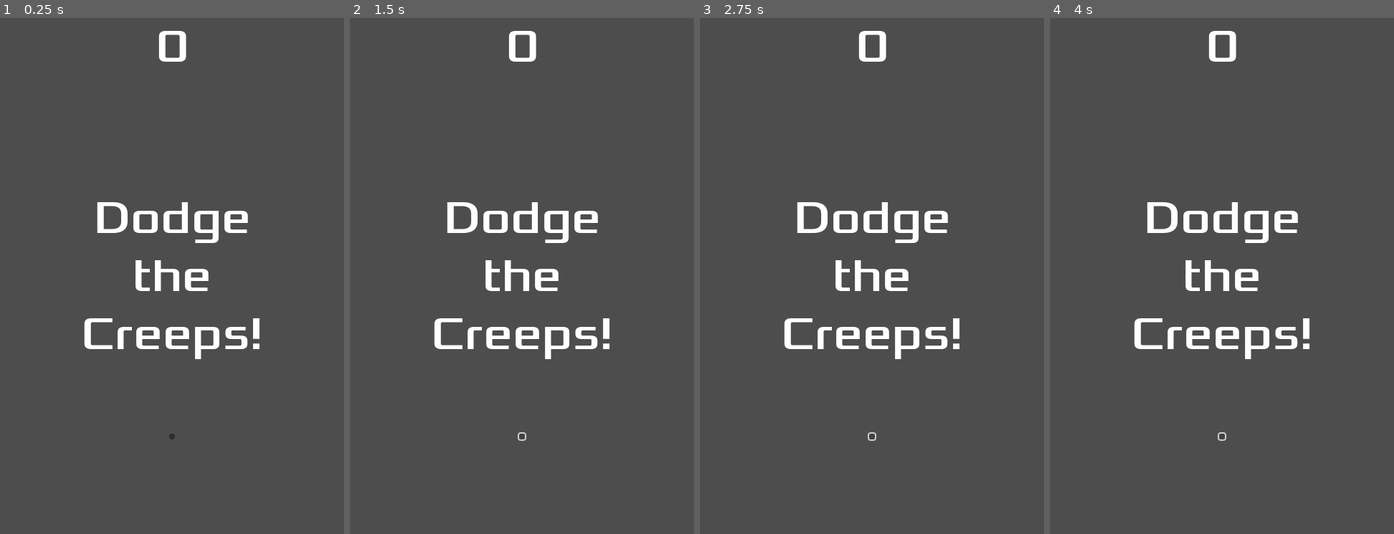
Above: before the commit, frames 1-4 (left to right).
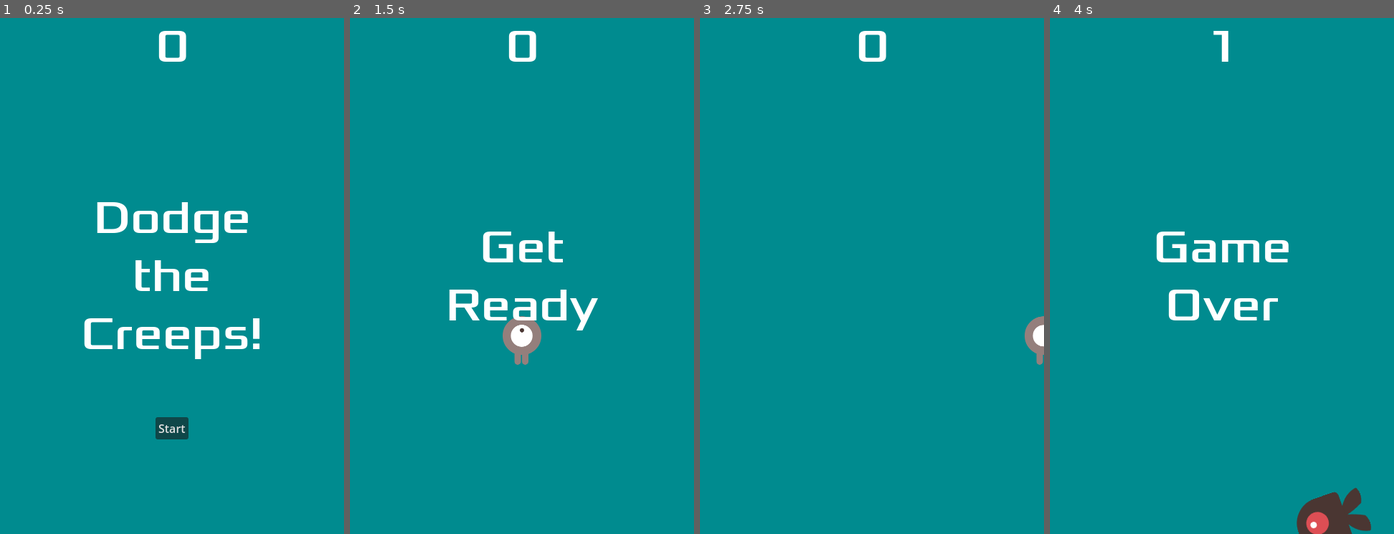
Above: after the commit, the same moments.

Repository: lemmerone/godot-dodge-the-creeps
Game: Godot game, scene res://scenes/main.tscn
The game is run twice, just before and just after one commit, with the same random seed, the same clock (stepped at 60 frames per second) and the same inputs.
Inputs (mouse positions are in pixels of both pictures, inside the frame that each line leads up to; where the layout moved, square brackets give the same spot in the first picture):
- Up to frame 1 (0.25 s): no input
- Up to frame 2 (1.5 s): click (522, 430) [522, 435] at 0.5 s; click (522, 435) at 1.27 s
- Up to frame 3 (2.75 s): tap Enter at 2 s; hold D (move_right) from 2.03 s (still down)
- Up to frame 4 (4 s): release D (move_right) at 2.78 s; hold S (move_down) 2.78-3.53 s; hold D (move_right) from 3.53 s (still down)

The runs differ from the first frame. In frame 1, 97% of the frame differs, in the area x 0-100%, y 0-100%; in frame 2, 100%; in frame 3, 100%; in frame 4, 100%.

Commit message:
feat: add music and start game

Diff:
--- a/project.godot
+++ b/project.godot
@@ -43,6 +43,11 @@
 "events": [Object(InputEventKey,"resource_local_to_scene":false,"resource_name":"","device":-1,"window_id":0,"alt_pressed":false,"shift_pressed":false,"ctrl_pressed":false,"meta_pressed":false,"pressed":false,"keycode":0,"physical_keycode":83,"key_label":0,"unicode":115,"echo":false,"script":null)
 ]
 }
+start_game={
+"deadzone": 0.5,
+"events": [Object(InputEventKey,"resource_local_to_scene":false,"resource_name":"","device":-1,"window_id":0,"alt_pressed":false,"shift_pressed":false,"ctrl_pressed":false,"meta_pressed":false,"pressed":false,"keycode":0,"physical_keycode":4194309,"key_label":0,"unicode":0,"echo":false,"script":null)
+]
+}
 
 [rendering]
 
--- a/scenes/hud.tscn
+++ b/scenes/hud.tscn
@@ -1,7 +1,13 @@
-[gd_scene load_steps=3 format=3 uid="uid://cpsl6571x1jnp"]
+[gd_scene load_steps=5 format=3 uid="uid://cpsl6571x1jnp"]
 
 [ext_resource type="Script" path="res://scripts/hud.gd" id="1_6wnbg"]
 [ext_resource type="FontFile" uid="uid://csvl1orpnaen6" path="res://fonts/Xolonium-Regular.ttf" id="1_mmaf7"]
+
+[sub_resource type="InputEventAction" id="InputEventAction_36e4g"]
+action = &"start_game"
+
+[sub_resource type="Shortcut" id="Shortcut_lwijc"]
+events = [SubResource("InputEventAction_36e4g")]
 
 [node name="HUD" type="CanvasLayer"]
 script = ExtResource("1_6wnbg")
@@ -51,7 +57,12 @@
 offset_bottom = -132.0
 grow_horizontal = 2
 grow_vertical = 0
+shortcut = SubResource("Shortcut_lwijc")
+text = "Start"
 
 [node name="MessageTimer" type="Timer" parent="."]
 wait_time = 2.0
 one_shot = true
+
+[connection signal="pressed" from="StartButton" to="." method="_on_start_button_pressed"]
+[connection signal="timeout" from="MessageTimer" to="." method="_on_message_timer_timeout"]
--- a/scenes/main.tscn
+++ b/scenes/main.tscn
@@ -1,9 +1,11 @@
-[gd_scene load_steps=6 format=3 uid="uid://ceg605w484q17"]
+[gd_scene load_steps=8 format=3 uid="uid://ceg605w484q17"]
 
 [ext_resource type="PackedScene" uid="uid://dqvv01rycqiqo" path="res://scenes/player.tscn" id="1_f1flp"]
 [ext_resource type="Script" path="res://scripts/main.gd" id="1_mo0uh"]
 [ext_resource type="PackedScene" uid="uid://ddtx4yr2slcgh" path="res://scenes/mob.tscn" id="2_ttxj1"]
 [ext_resource type="PackedScene" uid="uid://cpsl6571x1jnp" path="res://scenes/hud.tscn" id="4_tr7f5"]
+[ext_resource type="AudioStream" uid="uid://dxyauakhtkcne" path="res://art/House In a Forest Loop.ogg" id="5_1d0jt"]
+[ext_resource type="AudioStream" uid="uid://dnqmgberin5ga" path="res://art/gameover.wav" id="6_03xc7"]
 
 [sub_resource type="Curve2D" id="Curve2D_ij8cf"]
 _data = {
@@ -14,6 +16,14 @@
 [node name="Main" type="Node"]
 script = ExtResource("1_mo0uh")
 mob_scene = ExtResource("2_ttxj1")
+
+[node name="ColorRect" type="ColorRect" parent="."]
+anchors_preset = 15
+anchor_right = 1.0
+anchor_bottom = 1.0
+grow_horizontal = 2
+grow_vertical = 2
+color = Color(0, 0.545098, 0.560784, 1)
 
 [node name="Player" parent="." instance=ExtResource("1_f1flp")]
 
@@ -36,7 +46,13 @@
 
 [node name="HUD" parent="." instance=ExtResource("4_tr7f5")]
 
-[connection signal="hit" from="Player" to="." method="_on_player_hit"]
+[node name="Music" type="AudioStreamPlayer" parent="."]
+stream = ExtResource("5_1d0jt")
+
+[node name="DeathSound" type="AudioStreamPlayer" parent="."]
+stream = ExtResource("6_03xc7")
+
+[connection signal="hit" from="Player" to="." method="game_over"]
 [connection signal="timeout" from="MobTimer" to="." method="_on_mob_timer_timeout"]
 [connection signal="timeout" from="ScoreTimer" to="." method="_on_score_timer_timeout"]
 [connection signal="timeout" from="StartTimer" to="." method="_on_start_timer_timeout"]
--- a/scenes/mob.tscn
+++ b/scenes/mob.tscn
@@ -56,9 +56,7 @@
 [node name="AnimatedSprite2D" type="AnimatedSprite2D" parent="."]
 scale = Vector2(0.75, 0.75)
 sprite_frames = SubResource("SpriteFrames_4pyfu")
-animation = &"fly"
-frame = 1
-frame_progress = 0.0992392
+animation = &"walk"
 
 [node name="CollisionShape2D" type="CollisionShape2D" parent="."]
 position = Vector2(-2, 0)
--- a/scenes/player.tscn
+++ b/scenes/player.tscn
@@ -1,15 +1,23 @@
-[gd_scene load_steps=6 format=3 uid="uid://dqvv01rycqiqo"]
+[gd_scene load_steps=8 format=3 uid="uid://dqvv01rycqiqo"]
 
 [ext_resource type="Texture2D" uid="uid://ctue1jto6il0d" path="res://art/playerGrey_walk1.png" id="1_cgxr4"]
 [ext_resource type="Script" path="res://scripts/player.gd" id="1_udmav"]
 [ext_resource type="Texture2D" uid="uid://ck2p66aw1aw45" path="res://art/playerGrey_walk2.png" id="2_82pcl"]
+[ext_resource type="Texture2D" uid="uid://cos6oybtwgm4r" path="res://art/playerGrey_up1.png" id="2_m73s3"]
+[ext_resource type="Texture2D" uid="uid://ctnsokdm5g6pf" path="res://art/playerGrey_up2.png" id="3_tk03s"]
 
 [sub_resource type="SpriteFrames" id="SpriteFrames_vk54v"]
 animations = [{
-"frames": [],
+"frames": [{
+"duration": 1.0,
+"texture": ExtResource("2_m73s3")
+}, {
+"duration": 1.0,
+"texture": ExtResource("3_tk03s")
+}],
 "loop": true,
 "name": &"up",
-"speed": 5.0
+"speed": 3.0
 }, {
 "frames": [{
 "duration": 1.0,
@@ -20,7 +28,7 @@
 }],
 "loop": true,
 "name": &"walk",
-"speed": 5.0
+"speed": 3.0
 }]
 
 [sub_resource type="CapsuleShape2D" id="CapsuleShape2D_80esx"]
@@ -34,7 +42,7 @@
 [node name="AnimatedSprite2D" type="AnimatedSprite2D" parent="."]
 scale = Vector2(0.5, 0.5)
 sprite_frames = SubResource("SpriteFrames_vk54v")
-animation = &"walk"
+animation = &"up"
 
 [node name="CollisionShape2D" type="CollisionShape2D" parent="."]
 shape = SubResource("CapsuleShape2D_80esx")
--- a/scripts/hud.gd
+++ b/scripts/hud.gd
@@ -8,7 +8,7 @@
 	$MessageTimer.start()
 
 func show_game_over():
-	show_message("Конец игры")
+	show_message("Game Over")
 
 	await $MessageTimer.timeout
 
--- a/scripts/main.gd
+++ b/scripts/main.gd
@@ -3,26 +3,22 @@
 @export var mob_scene: PackedScene
 var score
 
-func _ready():
-	pass
-#	new_game()
-
-func _on_player_hit():
-	pass # Replace with function body.
-
 func game_over():
 	$ScoreTimer.stop()
 	$MobTimer.stop()
 	$HUD.show_game_over()
+	$Music.stop()
+	$DeathSound.play()
 
 func new_game():
+	get_tree().call_group("mobs", "queue_free")
 	score = 0
 	$Player.start($StartPosition.position)
 	$StartTimer.start()
 
 	$HUD.update_score(score)
 	$HUD.show_message("Get Ready")
-	get_tree().call_group("mobs", "queue_free")
+	$Music.play()
 
 func _on_start_timer_timeout():
 	$MobTimer.start()
--- a/scripts/player.gd
+++ b/scripts/player.gd
@@ -5,8 +5,8 @@
 var screen_size
 
 func _ready():
+	screen_size = get_viewport_rect().size
 	hide()
-	screen_size = get_viewport_rect().size
 
 func _process(delta):
 	var velocity = Vector2.ZERO
@@ -32,7 +32,6 @@
 		$AnimatedSprite2D.flip_h = velocity.x < 0
 	elif velocity.y != 0:
 		$AnimatedSprite2D.animation = "up"
-		$AnimatedSprite2D.animation = "up"
 		$AnimatedSprite2D.flip_v = velocity.y > 0
 
 	position += velocity * delta
@@ -42,7 +41,7 @@
 func _on_body_entered(body):
 	hide()
 	hit.emit()
-	$CollisionShape2D.set_deferred("disabled", true)
+	$CollisionShape2D.set_deferred(&"disabled", true)
 
 func start(pos):
 	position = pos
Not shown, added: art/House In a Forest Loop.ogg.import
Not shown, added: art/enemyFlyingAlt_1.png.import
Not shown, added: art/enemyFlyingAlt_2.png.import
Not shown, added: art/enemySwimming_1.png.import
Not shown, added: art/enemySwimming_2.png.import
Not shown, added: art/enemyWalking_1.png.import
Not shown, added: art/enemyWalking_2.png.import
Not shown, added: art/gameover.wav.import
Not shown, added: art/playerGrey_up1.png.import
Not shown, added: art/playerGrey_up2.png.import
Not shown, added: art/playerGrey_walk1.png.import
Not shown, added: art/playerGrey_walk2.png.import
(and 3 more such lines)
